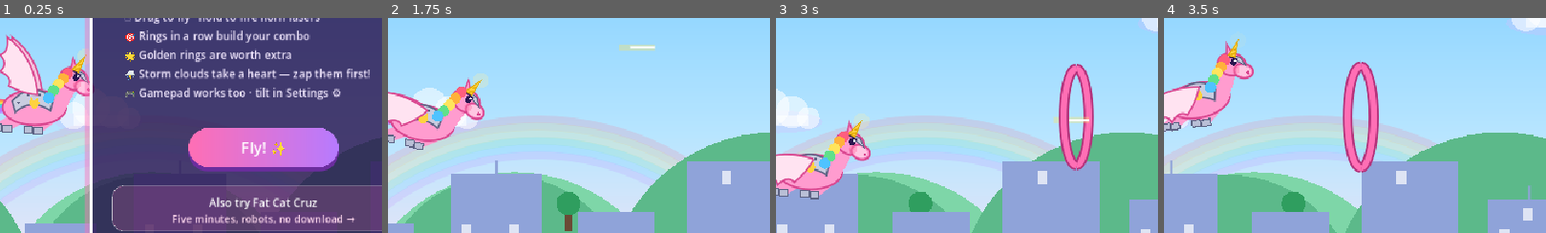
Above: before the commit, frames 1-4 (left to right).
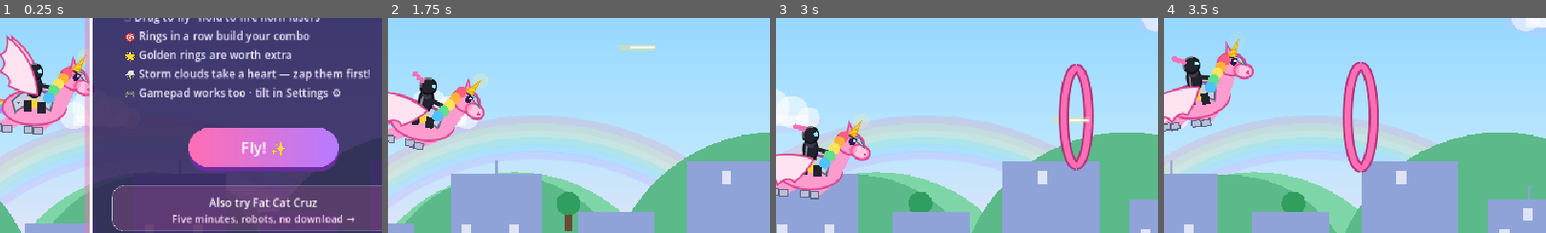
Above: after the commit, the same moments.

Repository: Dan8NOD/flying-unicorn
Game: Godot game, scene res://main.tscn
Same seed, same stepped clock (60 frames per second), same inputs: the game is played once before the commit and once after it.
Inputs (mouse positions are % of the whole screen's width and height, from its top left):
- Up to frame 1 (0.25 s): no input
- Up to frame 2 (1.75 s): tap Enter (ui_start) at 0.5, 0.8 s; move the mouse to (72, 45) at 0.52 s; hold D (fly_right) 0.53-1.25 s; hold Space (fire) 0.53-1.25 s; click (72, 45) at 0.67 s; drag from (30, 55) to (45, 70) at 1.27 s
- Up to frame 3 (3 s): move the mouse to (60, 28) at 2.02 s; hold D (fly_right) 2.03-2.75 s; hold Space (fire) 2.03-2.75 s; tap Enter (ui_start) at 2.3 s; drag from (45, 70) to (20, 35) at 2.77 s
- Up to frame 4 (3.5 s): no input
The pictures show only the part of the screen within x 16-66%, y 32-82%; the shares and areas given below are measured in that part.

The runs differ from the first frame. In frame 1, 0.6% of the frame differs, in the area x 6-14%, y 20-45%; in frame 2, 0.8%, in the area x 6-15%, y 24-52%; in frame 3, 0.8%; in frame 4, 0.8%.

Commit message:
Knight rider, rider eye-beam, pony voice, mushroom power-up
Little knight in shiny black armor rides the pony's back -
dark helm with shine arc, bouncing pink plume, glowing cyan
eye. The red eye-beam now leaves from HER eyes (both views;
hit-bands follow). Overhead gets her helm, shoulders and
plume too. Pony alternates two new ElevenLabs voice takes
(happy neigh, fairy whinny) on run start and boss kills.
Gold rings go full mushroom: overshoot pop easing, rising
power-up jingle, screen flash, expanding gold shockwave.
Verified headless clean + rider-beam shot.

Diff:
--- a/main.gd
+++ b/main.gd
@@ -70,8 +70,10 @@
 const BEAM_PERIOD := 6.0
 const BEAM_DUR := 3.0
 var heat := 0.0
-var size_pop := 0.0
+const SIZE_DUR := 2.2
+var size_age := 0.0
 var size_mul := 1.0
+var shock: Array = []
 var overheated := false
 var reload_t := 0.0
 var fire_ok := true
@@ -496,7 +498,7 @@
 	rings = []; clouds = []; lasers = []; particles = []; pickups = []; popups = []
 	ring_timer = 0.6; cloud_timer = 3.5; fire_cooldown = 0; last_ring_y = H / 2
 	heat = 0; overheated = false; reload_t = 0; fire_ok = true; beam_cd = BEAM_PERIOD; beam_t = 0
-	size_pop = 0; size_mul = 1; boss = null; bolts = []; boss_t = 0; boss_spawn_t = 4.0; boss_kills = 0; bolt_cd = 0
+	size_age = 0; size_mul = 1; shock = []; boss = null; bolts = []; boss_t = 0; boss_spawn_t = 4.0; boss_kills = 0; bolt_cd = 0
 	hurt_timer = 0; flash = 0; level_banner = 2.2; t = 0
 	over_card_timer = 0; over_card_visible = false
 	uni.y = H / 2; uni.vy = 0; uni.vx = 0
@@ -511,6 +513,7 @@
 	reset()
 	state = "play"
 	paused = false
+	synth.pony()
 
 
 func toggle_pause() -> void:
@@ -612,8 +615,11 @@
 	_boss_update(dt)
 	# Feel timers: reactions decay, ambient life goes on.
 	react_pop = maxf(0.0, react_pop - dt * 3.5)
-	if size_pop > 0:
-		size_pop -= dt
+	if size_age > 0:
+		size_age += dt
+		if size_age >= SIZE_DUR:
+			size_age = 0
+			size_mul = 1.0
 	react_angle += react_spin * dt
 	react_spin = move_toward(react_spin, 0.0, dt * 14.0)
 	# Settle back to upright — a resting tilt reads as stuck sideways.
@@ -820,8 +826,12 @@
 
 func _beam_origin() -> Vector2:
 	if vertical:
-		return Vector2(uni.x, uni.y - 70)
-	return Vector2(uni.x + 52, uni.y - 18)
+		return Vector2(uni.x, uni.y - 40)
+	var cc := cos(uni.tilt)
+	var ss := sin(uni.tilt)
+	var lx := 12.0
+	var ly := -47.0
+	return Vector2(uni.x + lx * cc - ly * ss, uni.y + lx * ss + ly * cc)
 
 
 # Heat, reload and the auto eye-beam. Sets fire_ok for the two fire sites.
@@ -856,7 +866,7 @@
 
 func _beam_hit(dt: float) -> void:
 	if boss != null and not boss.dead and not boss.leaving:
-		var bin: bool = (absf(boss.x - uni.x) < 90 and boss.y < uni.y) if vertical else (boss.x > uni.x - 20 and absf(boss.y - (uni.y - 18)) < 90)
+		var bin: bool = (absf(boss.x - uni.x) < 90 and boss.y < uni.y) if vertical else (boss.x > uni.x - 20 and absf(boss.y - (uni.y - 47)) < 90)
 		if bin:
 			boss.beam_tick -= dt
 			if boss.beam_tick <= 0:
@@ -866,7 +876,7 @@
 	for c in clouds:
 		if c.dead:
 			continue
-		var in_beam: bool = (absf(c.x - uni.x) < 80 and c.y < uni.y) if vertical else (c.x > uni.x - 20 and absf(c.y - (uni.y - 18)) < 70)
+		var in_beam: bool = (absf(c.x - uni.x) < 80 and c.y < uni.y) if vertical else (c.x > uni.x - 20 and absf(c.y - (uni.y - 47)) < 70)
 		if in_beam:
 			c.dead = true
 			score += 25
@@ -990,6 +1000,7 @@
 	_burst(boss.x, boss.y, 30, [Color("b77bff"), Color.WHITE], 180)
 	synth.level_up()
 	synth.poof()
+	synth.pony()
 	boss_kills += 1
 	boss = null
 	bolts = []
@@ -1252,6 +1263,9 @@
 
 
 func _update_particles(dt: float) -> void:
+	for s in shock:
+		s.life -= dt
+	shock = shock.filter(func(s): return s.life > 0)
 	for p in particles:
 		p.x += p.vx * dt; p.y += p.vy * dt; p.vy += 60 * dt; p.life -= dt
 	particles = particles.filter(func(p): return p.life > 0)
@@ -1661,14 +1675,30 @@
 func _react_sc() -> Vector2:
 	return Vector2.ONE * (1.0 + 0.15 * react_pop) * _size_k()
 
+func _ease_back(x: float) -> float:
+	var c1 := 1.70158
+	var c3 := c1 + 1.0
+	return 1.0 + c3 * pow(x - 1.0, 3) + c1 * pow(x - 1.0, 2)
+
+
 func _size_k() -> float:
-	return lerpf(1.0, size_mul, clampf(size_pop / 1.8, 0.0, 1.0))
+	if size_age <= 0:
+		return 1.0
+	if size_age < 0.32:
+		return 1.0 + (size_mul - 1.0) * _ease_back(clampf(size_age / 0.32, 0.0, 1.0))
+	if size_age < 1.5:
+		return size_mul
+	var k := clampf((size_age - 1.5) / (SIZE_DUR - 1.5), 0.0, 1.0)
+	return lerpf(size_mul, 1.0, k * k * (3.0 - 2.0 * k))
 
 
 func _gold_hit() -> void:
 	react_spin = 9.0
 	size_mul = 0.7 if randf() < 0.5 else 1.3
-	size_pop = 1.8
+	size_age = 0.001
+	flash = maxf(flash, 0.12)
+	shock.append({ "x": uni.x, "y": uni.y, "life": 0.45, "max": 0.45 })
+	synth.powerup()
 func _draw_wing(front: bool, flap: float, body_rot: float) -> void:
 	var wing_off := Vector2(4 if front else 10, -16).rotated(body_rot)
 	_wxf(Vector2(uni.x, uni.y) + wing_off, body_rot - 0.35 + flap * 0.65 + react_angle, _react_sc())
@@ -1732,6 +1762,25 @@
 	var cat := PackedVector2Array([Vector2(-6, -7), Vector2(-4, -13), Vector2(-1, -9), Vector2(1, -9), Vector2(4, -13), Vector2(6, -7)])
 	cat.append_array(_arc_pts(0, -5, 6, 6, -0.2, PI + 0.2, 12))
 	draw_colored_polygon(cat, Color("ffd23f"))
+
+	# Her rider: a little knight in shiny black armor, plume bouncing.
+	var bob := sin(t * 5.0) * 1.5
+	draw_rect(Rect2(-14, -10 + bob, 10, 14), Color("23232e"))
+	draw_rect(Rect2(4, -8 + bob, 10, 14), Color("23232e"))
+	_fill_ellipse(Vector2(0, -28 + bob), 9, 14, Color("23232e"))
+	draw_polyline(_arc_pts(0, -28 + bob, 9, 14, 0, TAU, 20), Color("0f0f16"), 2, true)
+	draw_line(Vector2(-4, -38 + bob), Vector2(-6, -20 + bob), Color(1, 1, 1, 0.5), 2, true)
+	draw_circle(Vector2(0, -36 + bob), 6, Color("3a3a4e"))
+	draw_line(Vector2(4, -30 + bob), Vector2(20, -25), Color("23232e"), 5, true)
+	draw_circle(Vector2(20, -25), 3, Color("3a3a4e"))
+	draw_circle(Vector2(0, -46 + bob), 10, Color("23232e"))
+	draw_polyline(_arc_pts(0, -46 + bob, 10, 10, 0, TAU, 24), Color("0f0f16"), 2, true)
+	draw_arc(Vector2(0, -46 + bob), 10, PI * 0.9, PI * 1.6, 12, Color(1, 1, 1, 0.45), 2, true)
+	for pi in 3:
+		draw_circle(Vector2(-9 - pi * 5, -53 + bob - pi * 2 + sin(t * 7 + pi) * 1.5), 3.5, Color("ff6fb5"))
+	# Her eye glows — the beam leaves from here.
+	draw_circle(Vector2(7, -47 + bob), 2.8, Color("7df0ff"))
+	draw_circle(Vector2(7, -47 + bob), 1.2, Color.WHITE)
 
 	# Head
 	_wxf(Vector2(uni.x + 50 * cos(uni.tilt) + 36 * sin(uni.tilt), uni.y + 50 * sin(uni.tilt) - 36 * cos(uni.tilt)), uni.tilt + 0.35 + react_angle, _react_sc())
@@ -1927,6 +1976,16 @@
 	draw_rect(Rect2(-13, -16, 26, 34), Color("c9cde0"))
 	draw_rect(Rect2(-13, -16, 26, 34), Color("5d6384"), false, 2)
 	draw_circle(Vector2.ZERO, 4, Color("ffd23f"))
+	# Rider from above: dark helm, shoulders, plume behind.
+	var bob2 := sin(t * 5.0) * 1.5
+	_fill_ellipse(Vector2(-14, 2), 7, 10, Color("23232e"))
+	_fill_ellipse(Vector2(14, 2), 7, 10, Color("23232e"))
+	draw_circle(Vector2(0, -4 + bob2 * 0.4), 11, Color("23232e"))
+	draw_polyline(_arc_pts(0, -4 + bob2 * 0.4, 11, 11, 0, TAU, 26), Color("0f0f16"), 2, true)
+	draw_arc(Vector2(0, -4 + bob2 * 0.4), 11, PI * 1.1, PI * 1.7, 12, Color(1, 1, 1, 0.45), 2, true)
+	draw_circle(Vector2(0, 10), 4, Color("ff6fb5"))
+	draw_circle(Vector2(-4, -9), 2.2, Color("7df0ff"))
+	draw_circle(Vector2(4, -9), 2.2, Color("7df0ff"))
 	# Head from above, snout forward.
 	_fill_ellipse(Vector2(0, -44), 15, 15, Color("ff9ccf"))
 	draw_polyline(_arc_pts(0, -44, 15, 15, 0, TAU, 28), Color("d9468f"), 2.5, true)
@@ -2213,6 +2272,11 @@
 		else:
 			_ring_stroke(r, true)
 
+	for s in shock:
+		var sk := clampf(s.life / s.max, 0.0, 1.0)
+		var scol := Color(1, 0.84, 0.25, sk)
+		draw_arc(Vector2(s.x, s.y), 14 + (1.0 - sk) * 95, 0, TAU, 48, scol, 6, true)
+		draw_arc(Vector2(s.x, s.y), 14 + (1.0 - sk) * 70, 0, TAU, 40, Color(1, 1, 1, sk * 0.8), 3, true)
 	for p in particles:
 		var col: Color = p.c
 		col.a = maxf(0, p.life / p.max_life)
--- a/synth.gd
+++ b/synth.gd
@@ -213,6 +213,17 @@
 func boss() -> void:
 	_play("boss1", [{ "f": 220.0, "dur": 0.8, "wave": Wave.SAWTOOTH, "vol": 0.1, "slide": -120.0 }])
 
+func pony() -> void:
+	_play("pony", [{ "f": 700.0, "dur": 0.2, "wave": Wave.TRIANGLE, "vol": 0.1, "slide": 300.0 }])
+
+
+func powerup() -> void:
+	_play("power1", [
+		{ "f": 660.0, "dur": 0.12, "wave": Wave.TRIANGLE, "vol": 0.12 },
+		{ "f": 880.0, "dur": 0.12, "wave": Wave.TRIANGLE, "vol": 0.12, "delay": 0.1 },
+		{ "f": 1320.0, "dur": 0.2, "wave": Wave.TRIANGLE, "vol": 0.12, "delay": 0.2 },
+	])
+
 
 # Looping ambience beds on dedicated players (never stolen by one-shots).
 # Callers poll every frame; starting is idempotent and muting is honored.
Not shown, added: audio/boss1.mp3.import
Not shown, added: audio/pony1.mp3
Not shown, added: audio/pony2.mp3
Not shown, added: audio/power1.mp3
